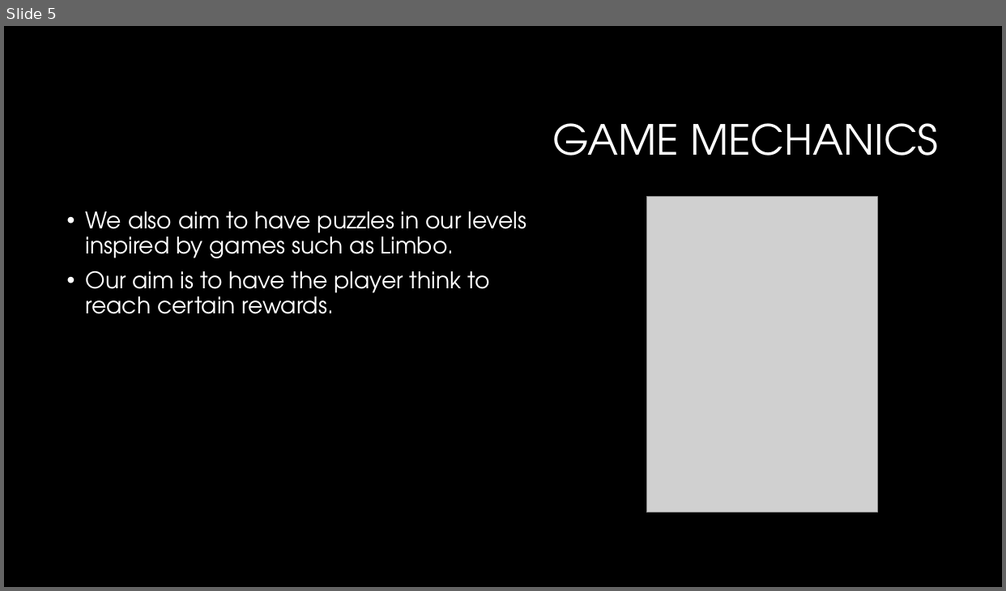
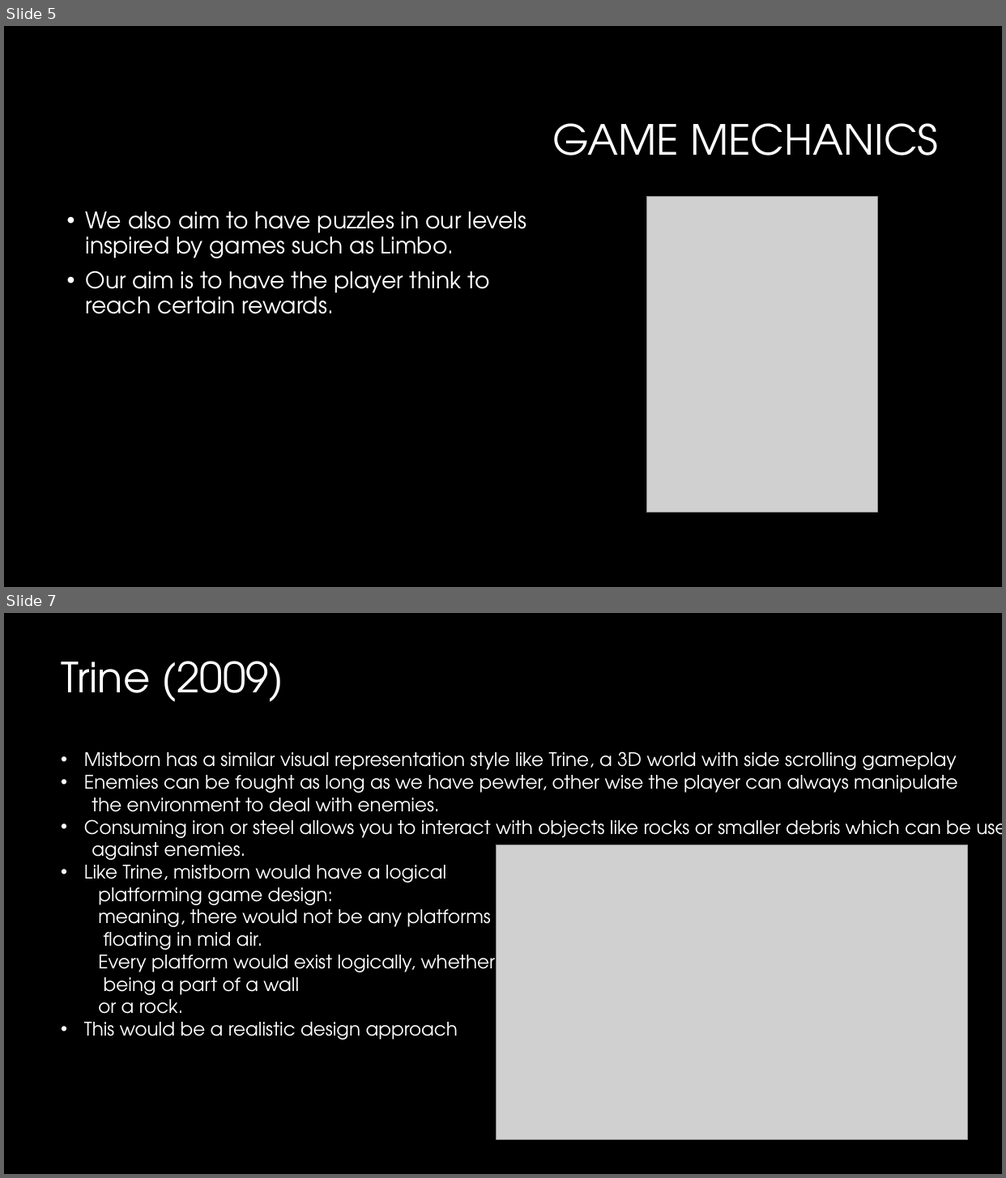
Before and after one commit to christian-plourde/COMP376-Project, a slide deck: Proposal/Proposal_Presentation.pptx. Shown one above the other, each under a label of ours: slide 5 before the commit, slides 5 and 7 after it; the slides between them are not shown. The pictures are 1006x591 and 1006x1178 pixels, drawn with LibreOffice and Linux fonts; fonts in the diff are those of the drawing; grey boxes stand for pictures; background and template pictures are left out. Boxes give left, top, right and bottom in pixels: in the first picture for what was removed or moved away, otherwise in the second. Text is boxed around its words. In the diff, an @@ line names an element or a change of style, - is before the commit and + after.

```diff
--- a/Proposal/Proposal_Presentation.pptx
+++ b/Proposal/Proposal_Presentation.pptx
@@ slide 7 added at [4, 613, 1002, 1174], background #000000 @@
@@ text added at [61, 661, 284, 702], 40 pt, text #FFFFFF @@
+Trine (2009)
@@ text added at [84, 752, 971, 1040], 18 pt, text #FFFFFF @@
+• Mistborn has a similar visual representation style like Trine, a 3D world with side scrolling gameplay
+• Enemies can be fought as long as we have pewter, other wise the player can always manipulate
+the environment to deal with enemies.
+• Consuming iron or steel allows you to interact with objects like rocks or smaller debris which can be used
+against enemies.
+• Like Trine, mistborn would have a logical
+platforming game design:
+meaning, there would not be any platforms
+floating in mid air.
+Every platform would exist logically, whether
+being a part of a wall
+or a rock.
+• This would be a realistic design approach
@@ picture added at [496, 845, 967, 1139] @@
```
Also in this commit, not shown: 2 slides changed, 3 other slides added, 1 other file.
